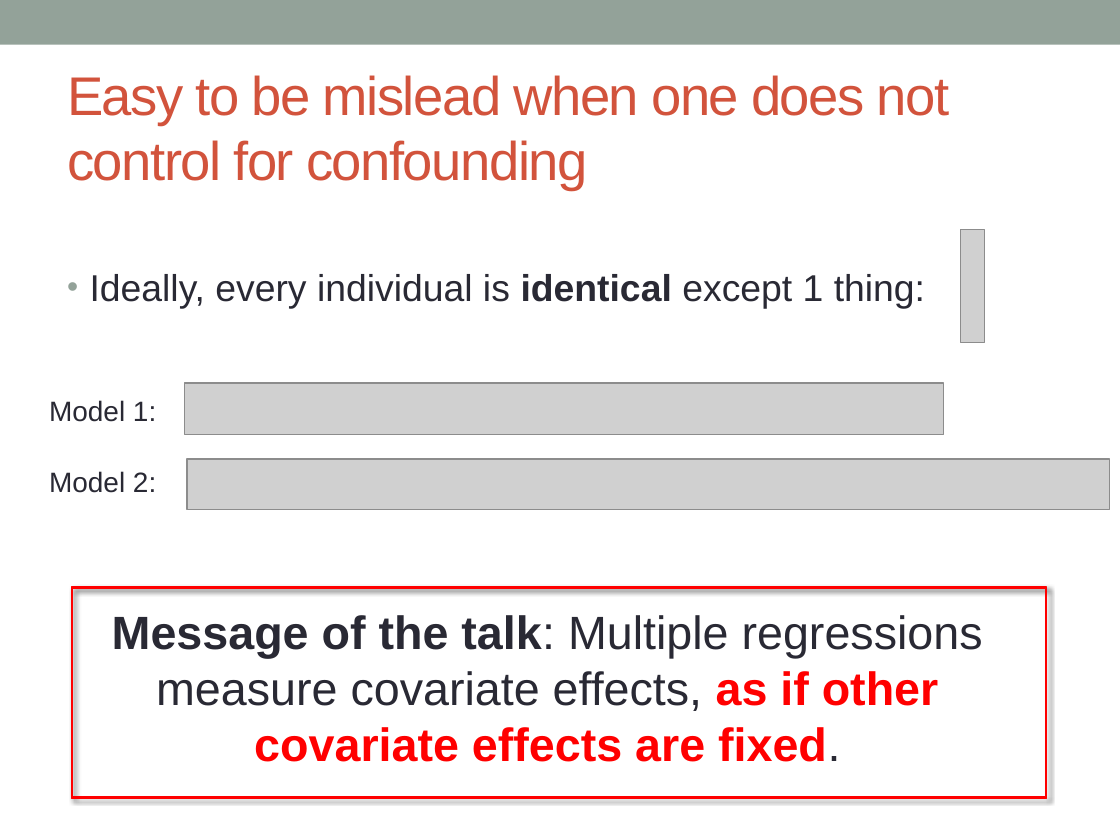
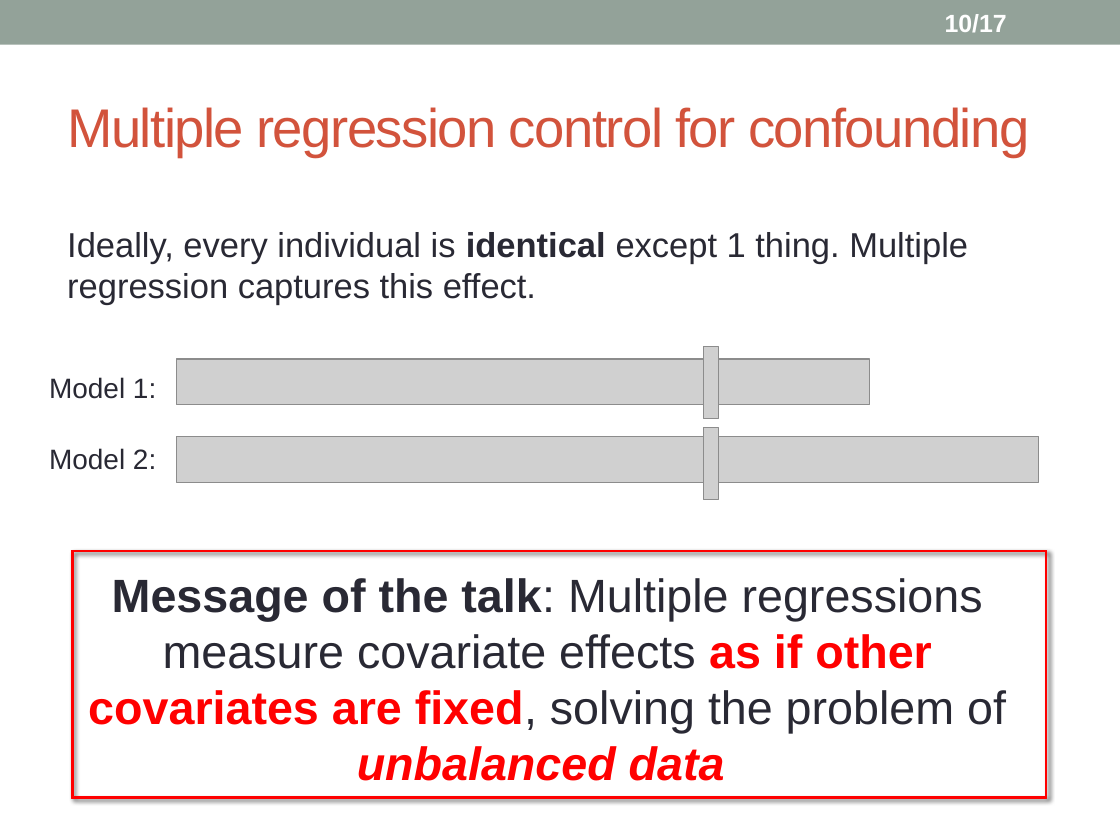
Before and after one commit to biona001/public-talks, a slide deck: slide 10 of QCBio luncheon 2020/Presentation1.pptx. Drawn at 1120x840 pixels with LibreOffice and Linux fonts; fonts in the diff are those of the drawing; grey boxes stand for pictures. Boxes give left, top, right and bottom in pixels: in the first picture for what was removed or moved away, otherwise in the second. Text is boxed around its words. In the diff, an @@ line names an element or a change of style, - is before the commit and + after.

```diff
--- a/QCBio luncheon 2020/Presentation1.pptx
+++ b/QCBio luncheon 2020/Presentation1.pptx
@@ page number added at [945,14,1007,33], 16 pt, text #FFFFFF, bold @@
+10/17
@@ title at [67,107,1030,158]: text changed @@
-Easy to be mislead when one does not control for confounding
+Multiple regression control for confounding
@@ text at [67,232,968,305]: text changed; size 24 to 22.2 pt @@
-• Ideally, every individual is identical except 1 thing:
+Ideally, every individual is identical except 1 thing. Multiple regression captures this effect.
@@ picture added at [177,358,870,404] @@
@@ picture added at [703,346,718,418] @@
@@ text "Model 1:": place and size @@
-text "Model 1:" at [49,400,156,422]
+text "Model 1:" at [49,377,156,399]
@@ picture removed at [185,383,944,435] @@
@@ text "Model 2:": place and size @@
-text "Model 2:" at [49,471,156,493]
+text "Model 2:" at [49,448,156,470]
@@ picture added at [177,436,1039,482] @@
@@ picture: place and size @@
-picture at [961,230,984,343]
+picture at [703,428,718,500]
@@ picture removed at [187,459,1110,510] @@
@@ frame: place and size @@
-frame at [72,587,1047,799]
+frame at [72,550,1047,797]
@@ text at [88,578,1006,781]: text changed; bold off @@
-Message of the talk: Multiple regressions measure covariate effects, as if other covariate effects are fixed.
+Message of the talk: Multiple regressions measure covariate effects as if other covariates are fixed, solving the problem of unbalanced data
```
Also in this commit, not shown: 8 other slides changed, 7 slides added, 2 slides removed, 1 other file.
